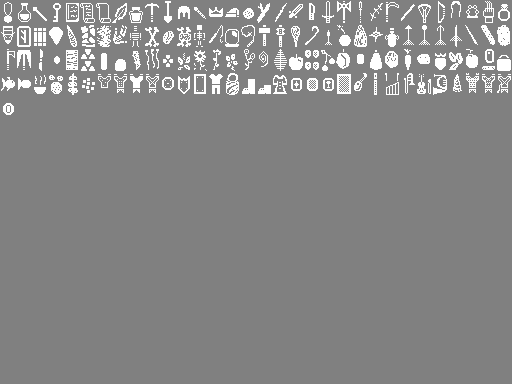
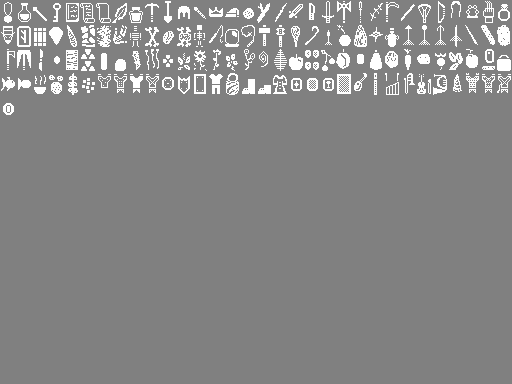
Layers edited between the first and the second 512 x 384 image:
painted on "Background" over (435, 58, 446, 70)
